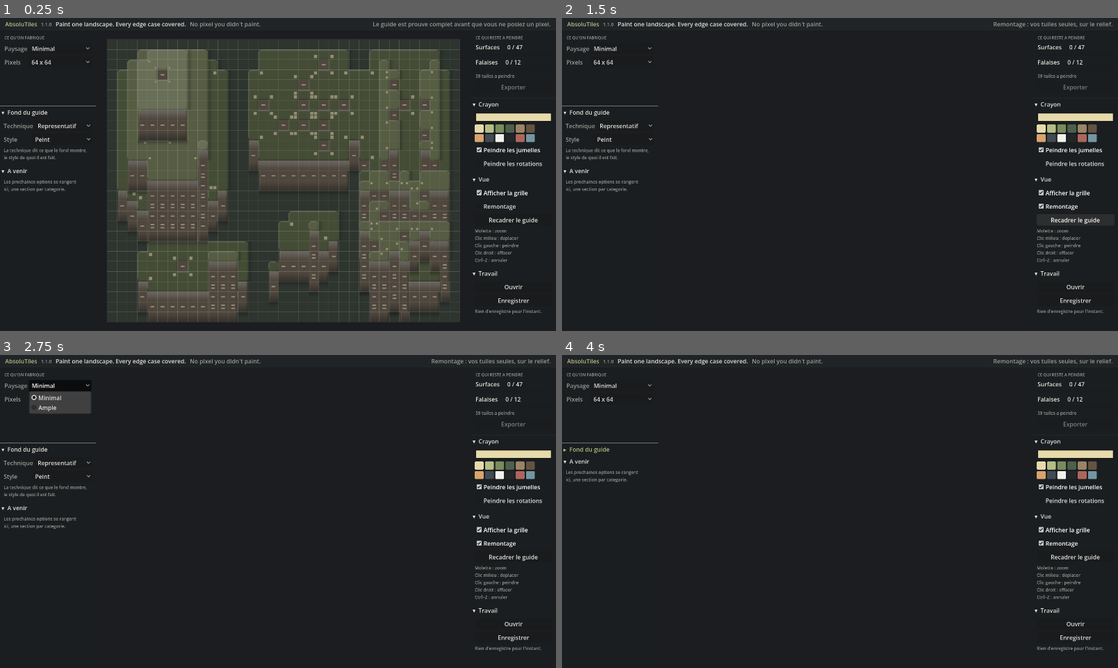
Above: before the commit, frames 1-4 (two rows, left to right).
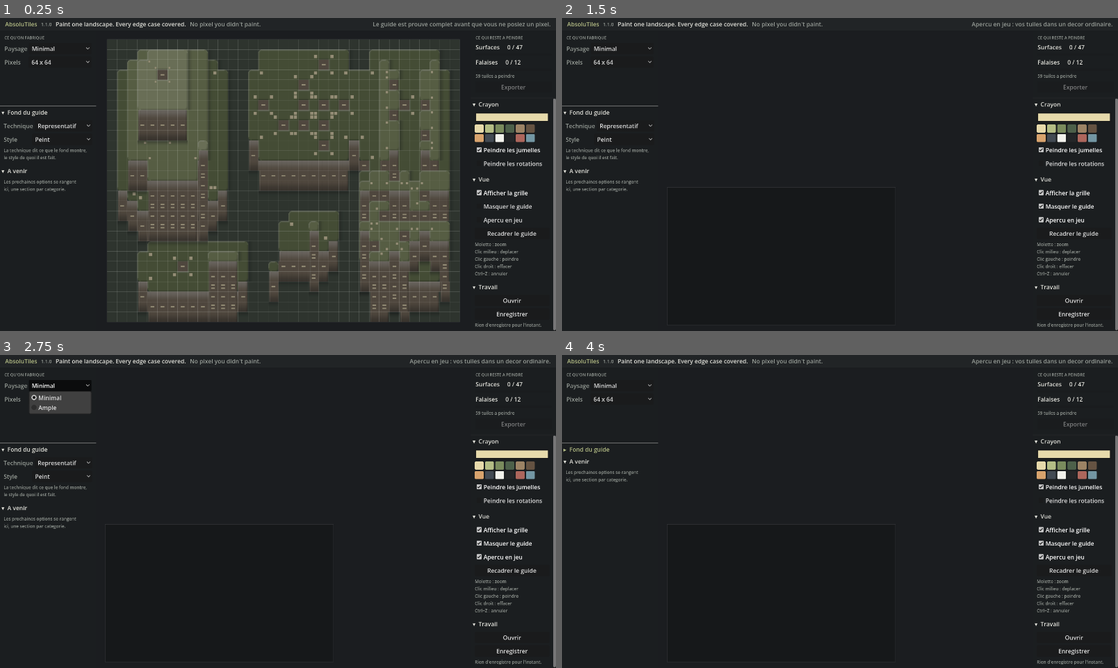
Above: after the commit, the same moments.

Repository: darref/MarchingSquares
Game: Godot game, scene res://ui/editor.tscn
Two runs of this game, one before a commit and one after it. Both use one fixed random seed, a clock stepped at 60 frames per second and the inputs below.
Inputs (mouse positions are in pixels of both pictures, inside the frame that each line leads up to):
- Up to frame 1 (0.25 s): no input
- Up to frame 2 (1.5 s): click "Remontage" (after the commit: "Masquer le guide") at 0.5 s; click (1073, 221) at 1.25 s, where only the run after the commit has a clickable "Apercu en jeu"
- Up to frame 3 (2.75 s): click "Minimal" at 2 s
- Up to frame 4 (4 s): click "64 x 64" at 2.75 s; click "▾ Fond du guide" at 3.5 s

The runs differ from the first frame. In frame 1, 1.3% of the frame differs, in the area x 85-100%, y 25-100%; in frame 2, 1.5%, in the area x 73-100%, y 1-100%; in frame 3, 1.5%; in frame 4, 1.5%.

Commit message:
L'apercu en jeu : les memes tuiles sur un decor ordinaire
Le guide est un banc d'epreuve -- lacs d'une case, pinacles isoles, encoches
partout. Il ne ressemblera jamais a une carte de jeu, donc il ne dira jamais si le
tileset REND bien. Le decor le dit : 24x18, une colline en terrasses, ses falaises
en escalier, une butte a deux etages qui tombe de six cases, un rocher isole et un
cordon.

Il ne fabrique aucune tuile (regle 3). Chaque case y EMPRUNTE, par index ou par
role, ce qui est peint dans le guide -- assembly.borrow(). Rien de neuf n'est
invente : c'est le meme dessin, vu ailleurs. Et il pioche toujours la variante 0,
sinon le decor scintillerait a chaque coup de crayon.

La propriete qui compte est assertee : le decor ne peut RIEN reclamer que le guide
n'ait pas. Chaque case y trouve sa tuile, sans exception. Il montre les douze
tuiles de falaise -- c'est la que le banding se repere -- mais seulement seize des
quarante-sept index, ce qui est la verite des tilesets : une carte ordinaire n'use
qu'une poignee de tuiles. Le panneau dit comment ca rend, pas si tout est peint.

Le cote de case est arrondi a l'entier et le filtrage est au plus proche : une
echelle fractionnaire ou un lissage bilineaire montreraient des coutures que le
dessin n'a pas, soit exactement le defaut que ce panneau existe pour reveler. Il
est opaque, sans discussion -- on ne juge pas une couleur a travers autre chose --
et il arrete la souris.

Et une correction : « Remontage » devient « Masquer le guide ». Je l'avais presente
comme LE controle que le programme ne peut pas faire ; c'etait faux, et
l'utilisateur l'a releve. La zone de travail dessine deja chaque tuile peinte a sa
case, en permanence : le paysage assemble etait visible depuis le debut. La case ne
fait qu'enlever ce qui est pose PAR-DESSUS -- le guide qui teinte, la grille qui
coupe les traits, les cercles. Meme famille que « Afficher la grille ». Un nom qui
promet une capacite inexistante coute plus cher qu'un nom terne.

219 verifications, 0 echec.

Co-Authored-By: Claude Opus 5 <noreply@anthropic.com>
Claude-Session: https://claude.ai/code/session_018tvN4TQBR3sh7MsSTnFB1b

Diff:
--- a/render/assembly.gd
+++ b/render/assembly.gd
@@ -72,6 +72,52 @@
 	return canvas
 
 
+## L'APERCU EN JEU : ou aller chercher, dans le guide, la tuile que reclame chaque case
+## d'un AUTRE relief.
+##
+## Le guide est un banc d'epreuve -- lacs d'une case, pinacles isoles, encoches partout. Il
+## ne ressemblera jamais a une carte de jeu, donc il ne dira jamais si le tileset REND bien.
+## Un petit relief ordinaire le dit. Il n'a besoin d'aucune tuile de plus : il pioche dans
+## celles du guide, par index et par role.
+##
+## ⚠ ON PIOCHE TOUJOURS LA VARIANTE 0. Le decor doit etre le meme d'une seconde a l'autre ;
+## tirer une variante au hasard le ferait scintiller a chaque coup de crayon.
+##
+## Rend : Dictionary[Vector2i, Vector2i], case du decor -> case du guide.
+static func borrow(target: PackedStringArray, guide: PackedStringArray) -> Dictionary:
+	var source_of: Dictionary = {}
+	var by_key: Dictionary = WorkIO.cells_by_key(guide)
+	var indices: Dictionary = Coverage.index_map(target)
+	var roles: Dictionary = Walls.visible_roles(target)
+	for cell: Vector2i in _order(target):
+		var key: String = ""
+		if roles.has(cell):
+			var role: Vector2i = roles[cell]
+			key = "W%d,%d:0" % [role.x, role.y]
+		elif indices.has(cell):
+			key = "S%d:0" % int(indices[cell])
+		if by_key.has(key):
+			source_of[cell] = by_key[key]
+	return source_of
+
+
+## Le decor, peint avec les tuiles empruntees au guide. La version fichier de ce que le
+## panneau dessine a l'ecran.
+static func from_borrowed(target: PackedStringArray, guide: PackedStringArray,
+		painting: Painting) -> Image:
+	var side: int = painting.resolution
+	var canvas: Image = _canvas(target, side)
+	var source_of: Dictionary = borrow(target, guide)
+	for cell: Vector2i in _order(target):
+		if not source_of.has(cell):
+			continue
+		var tile: Image = painting.image_of(source_of[cell])
+		if tile == null:
+			continue
+		canvas.blend_rect(tile, Rect2i(0, 0, side, side), cell * side)
+	return canvas
+
+
 ## Les cases dans l'ordre ou elles se posent : les surfaces d'abord, les robes par-dessus.
 ##
 ## ⚠ LA ROBE PASSE DEVANT, comme partout ailleurs. Une case peut appartenir au sol d'un
--- a/tests/run.gd
+++ b/tests/run.gd
@@ -47,6 +47,7 @@
 	_test_work_io()
 	_test_export()
 	_test_assembly()
+	_test_preview_scene()
 	_test_guide_image()
 	_test_wireframe_joins()
 	_test_every_script_parses()
@@ -861,6 +862,56 @@
 				"un dessin different sur une jumelle donne une vraie seconde variante")
 
 
+func _test_preview_scene() -> void:
+	print("apercu en jeu : le decor n emprunte que des tuiles qui existent")
+	var scene: PackedStringArray = HeightMask.read("res://guides/preview.txt")
+	_check(HeightMask.width(scene) > 0, "le decor existe (%d x %d)" % [
+			HeightMask.width(scene), HeightMask.height(scene)])
+	_check_equal(Walls.analyse(scene)["outside"].size(), 0,
+			"aucune falaise du decor ne tombe hors du cadre")
+
+	var indices: Dictionary = Coverage.index_map(scene)
+	var roles: Dictionary = Walls.visible_roles(scene)
+	var wild: int = 0
+	for index: int in indices.values():
+		if not BlobIndex.is_canonical(index):
+			wild += 1
+	_check_equal(wild, 0, "chaque case du decor porte un index des 47")
+
+	var seen: Dictionary = {}
+	for role: Vector2i in roles.values():
+		seen[role] = true
+	_check_equal(seen.size(), Walls.ALL_ROLES.size(),
+			"le decor montre les DOUZE tuiles de falaise : c est la que le banding se voit")
+
+	# ⚠ LA PROPRIETE QUI COMPTE : le decor ne peut RIEN reclamer que le guide n ait.
+	var guide: PackedStringArray = HeightMask.read(Modes.guide_path(Modes.MINIMAL))
+	var source_of: Dictionary = Assembly.borrow(scene, guide)
+	var expected: int = roles.size()
+	for cell: Vector2i in indices.keys():
+		if not roles.has(cell):
+			expected += 1
+	_check_equal(source_of.size(), expected,
+			"CHAQUE case du decor trouve sa tuile dans le guide, sans exception")
+
+	var painting: Painting = Painting.new(16)
+	for cell: Vector2i in WorkIO.slots(guide).keys():
+		painting.paint(cell, 0, 0, Color.RED)
+	var decor: Image = Assembly.from_borrowed(scene, guide, painting)
+	var holes: int = 0
+	for cell: Vector2i in source_of.keys():
+		if not decor.get_pixel(cell.x * 16, cell.y * 16).is_equal_approx(Color.RED):
+			holes += 1
+	_check_equal(holes, 0, "un guide entierement peint remplit le decor sans un seul trou")
+
+	# Et le decor ne montre qu une partie du vocabulaire : c est la verite des tilesets, une
+	# carte ordinaire n use qu une poignee de tuiles. On le chiffre plutot que de le taire.
+	var shown: Dictionary = {}
+	for index: int in indices.values():
+		shown[index] = true
+	print("  (le decor montre %d des 47 index et %d des 12 roles)" % [shown.size(), seen.size()])
+
+
 func _test_guide_image() -> void:
 	print("rendu : l illustration se calcule depuis le relief seul")
 	var heights: PackedStringArray = HeightMask.parse(".....
--- a/ui/editor.gd
+++ b/ui/editor.gd
@@ -79,6 +79,8 @@
 	(%FitButton as Button).pressed.connect(_on_fit_pressed)
 	(%GridCheck as CheckBox).toggled.connect(_on_grid_toggled)
 	(%AssembledCheck as CheckBox).toggled.connect(_on_assembled_toggled)
+	(%PreviewCheck as CheckBox).toggled.connect(_on_preview_toggled)
+	work.painting_changed.connect((%PreviewPanel as Control).mark_dirty)
 	(%ExportButton as Button).pressed.connect(_on_export_pressed)
 	(%OpenButton as Button).pressed.connect(_on_open_pressed)
 	(%SaveButton as Button).pressed.connect(_on_save_pressed)
@@ -220,6 +222,7 @@
 	work.guide_ink = style.get_item_metadata(style.selected)
 	work.guide_purpose = technic.get_item_metadata(technic.selected)
 	work.show_guide(_heights, _painting)
+	(%PreviewPanel as Control).show_guide(_heights, _painting)
 	_refresh_counters()
 
 
@@ -293,14 +296,26 @@
 	work.queue_redraw()
 
 
-## ⚠ LE REMONTAGE NE TOUCHE A RIEN DE CE QUI SORT. C'est une facon de regarder, au meme
+## L'APERCU EN JEU. Le guide est un banc d'epreuve -- lacs d'une case, pinacles isoles ; il
+## ne dira jamais si le tileset REND bien. Ce panneau montre les memes tuiles sur un petit
+## decor ordinaire. ⚠ Il n'invente rien : chaque case y emprunte, par index ou par role, ce
+## qui est peint dans le guide.
+func _on_preview_toggled(pressed: bool) -> void:
+	var panel: Control = %PreviewPanel
+	panel.visible = pressed
+	if pressed:
+		panel.mark_dirty()
+	_announce("Apercu en jeu : vos tuiles dans un decor ordinaire." if pressed
+			else "Retour au guide seul.")
+
+
+## ⚠ MASQUER LE GUIDE NE TOUCHE A RIEN DE CE QUI SORT. C'est une facon de regarder, au meme
 ## titre que la grille : le tileset exporte est le meme, coche ou non.
 func _on_assembled_toggled(pressed: bool) -> void:
 	var work: Control = %WorkArea
 	work.assembled = pressed
 	work.queue_redraw()
-	_announce("Remontage : vos tuiles seules, sur le relief." if pressed
-			else "Retour au guide.")
+	_announce("Guide masque : vos tuiles seules." if pressed else "Guide revenu.")
 
 
 func _on_fit_pressed() -> void:
@@ -357,6 +372,7 @@
 		return
 	_painting = report["painting"]
 	(%WorkArea as Control).show_guide(_heights, _painting)
+	(%PreviewPanel as Control).show_guide(_heights, _painting)
 	_work_path = path
 	_refresh_counters()
 
--- a/ui/editor.tscn
+++ b/ui/editor.tscn
@@ -4,6 +4,7 @@
 [ext_resource type="Script" path="res://ui/work_area.gd" id="2_c55ig"]
 [ext_resource type="Script" path="res://ui/sidebar.gd" id="3_4x3iy"]
 [ext_resource type="Script" path="res://ui/tool_section.gd" id="4_cwcei"]
+[ext_resource type="Script" path="res://ui/preview_panel.gd" id="5_prvw"]
 
 [sub_resource type="StyleBoxFlat" id="StyleBoxFlat_qfej6"]
 bg_color = Color(0.129, 0.141, 0.149, 1)
@@ -801,8 +802,14 @@
 [node name="AssembledCheck" type="CheckBox" parent="Layout/Body/Toolbar/Column/ToolsScroll/Sections/ViewSection/Content/Items" unique_id=3100011]
 unique_name_in_owner = true
 layout_mode = 2
-tooltip_text = "N'affiche plus que vos tuiles, posees sur le relief. Le fond, les grilles et les reperes disparaissent : il ne reste que les raccords."
-text = "Remontage"
+tooltip_text = "Efface le fond du guide, les grilles et les reperes : il ne reste que vos tuiles. Meme famille que la grille -- on ne juge pas une couleur a travers autre chose."
+text = "Masquer le guide"
+
+[node name="PreviewCheck" type="CheckBox" parent="Layout/Body/Toolbar/Column/ToolsScroll/Sections/ViewSection/Content/Items" unique_id=3100012]
+unique_name_in_owner = true
+layout_mode = 2
+tooltip_text = "Vos tuiles posees sur un petit decor ordinaire, au lieu du guide. Le guide est un banc d'epreuve : il ne dit pas si le tileset rend bien."
+text = "Apercu en jeu"
 
 [node name="FitButton" type="Button" parent="Layout/Body/Toolbar/Column/ToolsScroll/Sections/ViewSection/Content/Items" unique_id=794563993]
 unique_name_in_owner = true
@@ -866,6 +873,20 @@
 theme_override_colors/font_color = Color(0.588, 0.612, 0.588, 1)
 autowrap_mode = 2
 text = "Rien d'enregistre pour l'instant."
+
+[node name="PreviewPanel" type="Control" parent="Layout/Body" unique_id=3100013]
+unique_name_in_owner = true
+visible = false
+layout_mode = 1
+anchors_preset = 2
+anchor_top = 1.0
+anchor_bottom = 1.0
+offset_left = 288.0
+offset_top = -392.0
+offset_right = 912.0
+offset_bottom = -16.0
+grow_vertical = 0
+script = ExtResource("5_prvw")
 
 [node name="LoadingPanel" type="PanelContainer" parent="Layout/Body" unique_id=886349748]
 unique_name_in_owner = true
--- /dev/null
+++ b/ui/preview_panel.gd
@@ -0,0 +1,103 @@
+# L'APERCU EN JEU — vos tuiles dans un decor ordinaire.
+#
+# Le guide est un banc d'epreuve : lacs d'une case, pinacles isoles, encoches partout. Il ne
+# ressemblera jamais a une carte de jeu, donc il ne dira jamais si le tileset REND bien. Ce
+# panneau montre les memes tuiles posees sur un petit relief calme -- une colline en
+# terrasses, ses falaises en escalier, une butte a deux etages, un rocher isole.
+#
+# ⚠ IL NE FABRIQUE AUCUNE TUILE. Chaque case emprunte, par index ou par role, ce qui est
+# peint dans le guide. Rien de neuf n'est invente : c'est le meme dessin, vu ailleurs.
+#
+# ⚠ CE QUI N'EST PAS PEINT RESTE UN TROU, comme partout ailleurs. Le decor se remplit au fur
+# et a mesure du travail, et ce qui manque se voit dans son contexte -- ce qu'aucune jauge
+# ne peut montrer.
+#
+# ⚠ ET IL NE MONTRE PAS TOUT. Un decor calme n'appelle que seize des quarante-sept index :
+# c'est la verite des tilesets, une carte ordinaire n'use qu'une poignee de tuiles. Le
+# panneau dit comment ca rend, pas si tout est peint -- les jauges sont la pour ca.
+extends Control
+
+const HeightMask := preload("res://core/height_mask.gd")
+const Assembly := preload("res://render/assembly.gd")
+
+## Le decor. Un seul pour tous les modes : tous livrent les memes 59 tuiles.
+const SCENE_PATH: String = "res://guides/preview.txt"
+
+## ⚠ OPAQUE, SANS DISCUSSION. On ne juge pas une couleur a travers autre chose -- meme
+## six pour cent de zone de travail derriere fausseraient ce que le panneau existe pour
+## montrer. C'est la meme raison qui fait disparaitre la grille quand on juge un aplat.
+const FRAME: Color = Color(0.086, 0.094, 0.102, 1.0)
+const EDGE: Color = Color(1.0, 1.0, 1.0, 0.10)
+const MARGIN: float = 10.0
+
+var _scene: PackedStringArray = PackedStringArray()
+var _painting: RefCounted = null
+var _source_of: Dictionary = {}
+var _textures: Dictionary = {}
+var _dirty: bool = true
+
+
+func _ready() -> void:
+	# ⚠ FILTRAGE AU PLUS PROCHE. Un lissage bilineaire melangerait les bords de tuiles
+	# voisines et fabriquerait des degrades la ou le dessin a des aretes nettes : le panneau
+	# montrerait des defauts que la peinture n'a pas.
+	texture_filter = CanvasItem.TEXTURE_FILTER_NEAREST
+	_scene = HeightMask.read(SCENE_PATH)
+	set_process(true)
+
+
+## Branche le panneau sur le guide en cours. C'est ici que s'etablit, une fois pour toutes,
+## la correspondance case du decor -> case du guide.
+func show_guide(guide: PackedStringArray, painting: RefCounted) -> void:
+	if _scene.is_empty():
+		_scene = HeightMask.read(SCENE_PATH)
+	_painting = painting
+	_source_of = Assembly.borrow(_scene, guide)
+	_textures.clear()
+	_dirty = true
+	queue_redraw()
+
+
+func mark_dirty() -> void:
+	_dirty = true
+
+
+func _process(_delta: float) -> void:
+	if not _dirty or not visible or _painting == null:
+		return
+	_dirty = false
+	# Le decor n'emprunte qu'une trentaine de tuiles distinctes : les remonter toutes coute
+	# moins cher que de tenir la comptabilite de celles qui ont bouge.
+	var wanted: Dictionary = {}
+	for cell: Vector2i in _source_of.values():
+		wanted[cell] = true
+	_textures.clear()
+	for cell: Vector2i in wanted.keys():
+		var image: Image = _painting.image_of(cell)
+		if image != null:
+			_textures[cell] = ImageTexture.create_from_image(image)
+	queue_redraw()
+
+
+func _draw() -> void:
+	draw_rect(Rect2(Vector2.ZERO, size), FRAME)
+	draw_rect(Rect2(Vector2.ZERO, size), EDGE, false, 1.0)
+
+	var columns: int = HeightMask.width(_scene)
+	var rows: int = HeightMask.height(_scene)
+	if columns <= 0 or rows <= 0:
+		return
+	var usable: Vector2 = size - Vector2(MARGIN, MARGIN) * 2.0
+	# ⚠ LE COTE DE CASE EST ARRONDI A L'ENTIER. Une echelle fractionnaire etalerait chaque
+	# tuile sur un nombre non entier de pixels d'ecran, et le rendu montrerait des coutures
+	# que le dessin n'a pas -- exactement le defaut que ce panneau existe pour reveler.
+	var side: float = maxf(1.0, floorf(minf(usable.x / float(columns), usable.y / float(rows))))
+	var span: Vector2 = Vector2(float(columns), float(rows)) * side
+	var origin: Vector2 = ((size - span) * 0.5).floor()
+
+	for cell: Vector2i in _source_of.keys():
+		if not _textures.has(_source_of[cell]):
+			continue
+		draw_texture_rect(_textures[_source_of[cell]],
+				Rect2(origin + Vector2(float(cell.x), float(cell.y)) * side,
+				Vector2(side, side)), false)
--- a/ui/screenshot.gd
+++ b/ui/screenshot.gd
@@ -6,6 +6,7 @@
 var _ink: int = -1
 var _work: String = ""
 var _assembled: bool = false
+var _preview: bool = false
 var _editor: Node = null
 
 
@@ -33,6 +34,8 @@
 				_ink = 1
 			"remontage":
 				_assembled = true
+			"apercu":
+				_preview = true
 			_:
 				if argument.ends_with(".absolutiles"):
 					_work = argument
@@ -59,6 +62,10 @@
 			var check: CheckBox = _editor.get_node("%AssembledCheck")
 			check.button_pressed = true
 			check.toggled.emit(true)
+		if _preview:
+			var preview: CheckBox = _editor.get_node("%PreviewCheck")
+			preview.button_pressed = true
+			preview.toggled.emit(true)
 	# ⚠ ON ATTEND QUE LE FOND SOIT DESSINE. Il se calcule par etapes ; capturer trop tot
 	# ne montrerait que la barre de progression.
 	if _frames < 20:
Not shown, added: guides/preview.txt
Not shown, changed: CLAUDE.md
